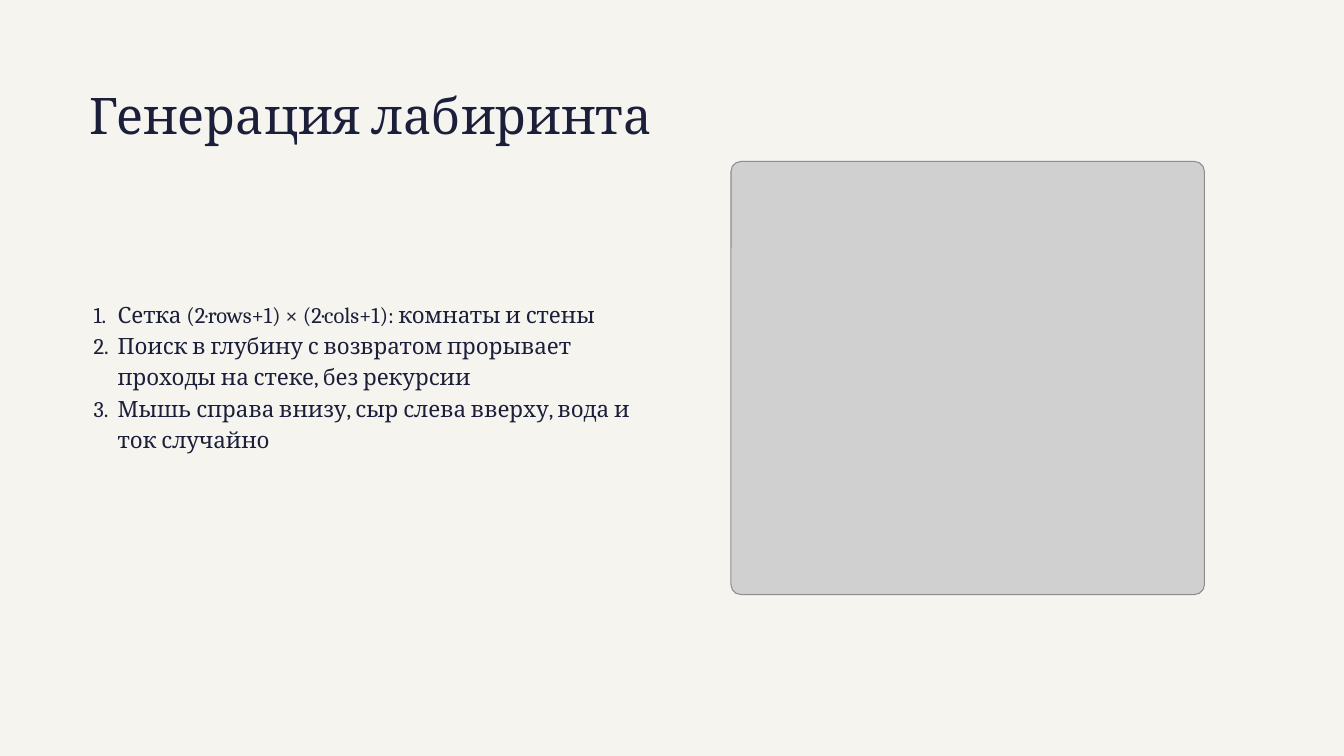
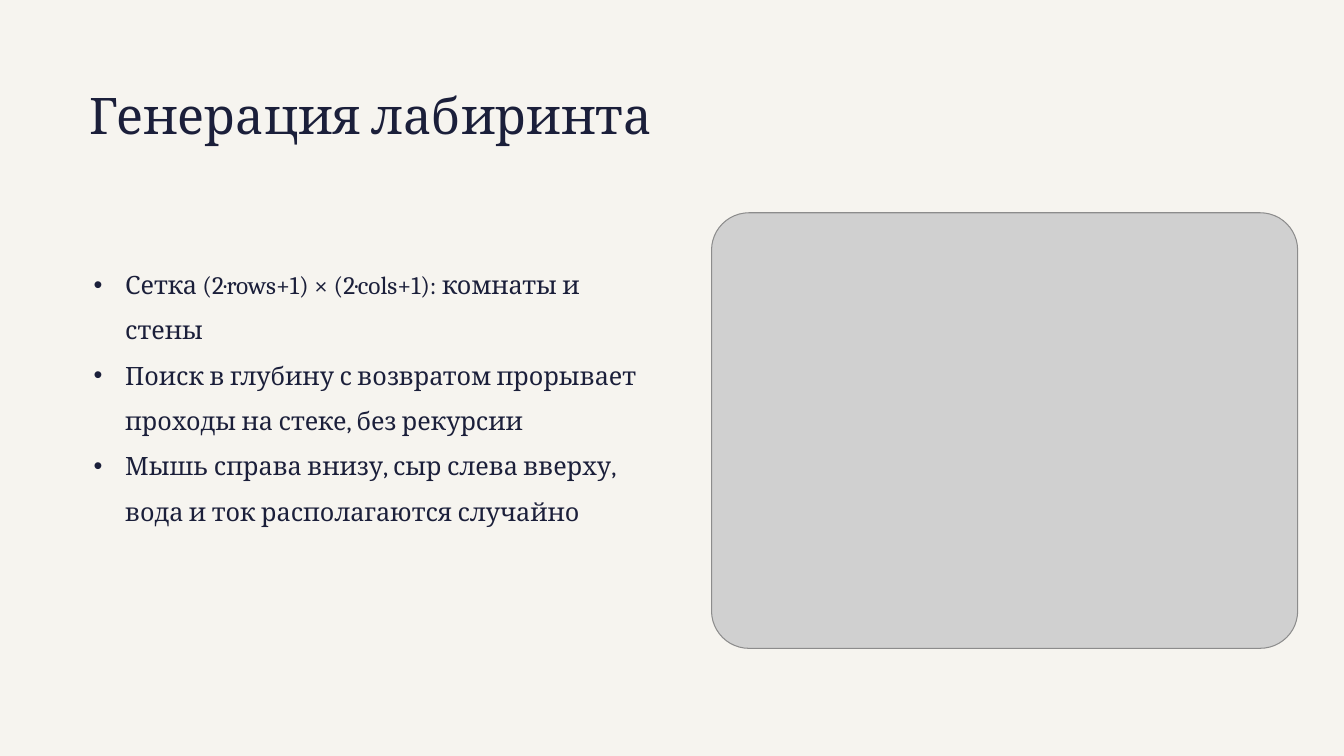
Before and after one commit to AlexLopatin-hub/polytech_labs, a slide deck: slide 9 of Java/lab2/Presentation.pptx (slide 7 before the commit). Drawn at 1344x756 pixels with LibreOffice and Linux fonts; fonts in the diff are those of the drawing; grey boxes stand for pictures. Boxes give left, top, right and bottom in pixels: in the first picture for what was removed or moved away, otherwise in the second. Text is boxed around its words. In the diff, an @@ line names an element or a change of style, - is before the commit and + after.

```diff
--- a/Java/lab2/Presentation.pptx
+++ b/Java/lab2/Presentation.pptx
@@ picture: place and size @@
-picture at bbox=[731, 161, 1205, 595]
+picture at bbox=[712, 213, 1298, 648]
@@ text "Сетка (2·rows+1) × (2·cols+1): комнаты ...": place and size @@
-text "Сетка (2·rows+1) × (2·cols+1): комнаты ..." at bbox=[118, 307, 629, 454]
+text "Сетка (2·rows+1) × (2·cols+1): комнаты ..." at bbox=[125, 275, 636, 527]
@@ text at bbox=[125, 275, 636, 436]: size 16 to 18 pt in "Сетка (2·rows+1) × (2·cols+1): комнаты и стены", "Поиск в глубину с возвратом прорывает проходы ..."; bullet 1. to •; line spacing 22.4pt to 1.5 @@
@@ text at bbox=[125, 457, 611, 527]: text changed; size 16 to 18 pt @@
-3. Мышь справа внизу, сыр слева вверху, вода и ток случайно
+• Мышь справа внизу, сыр слева вверху, вода и ток располагаются случайно
```
Also in this commit, not shown: 3 other slides changed, 3 slides added.
